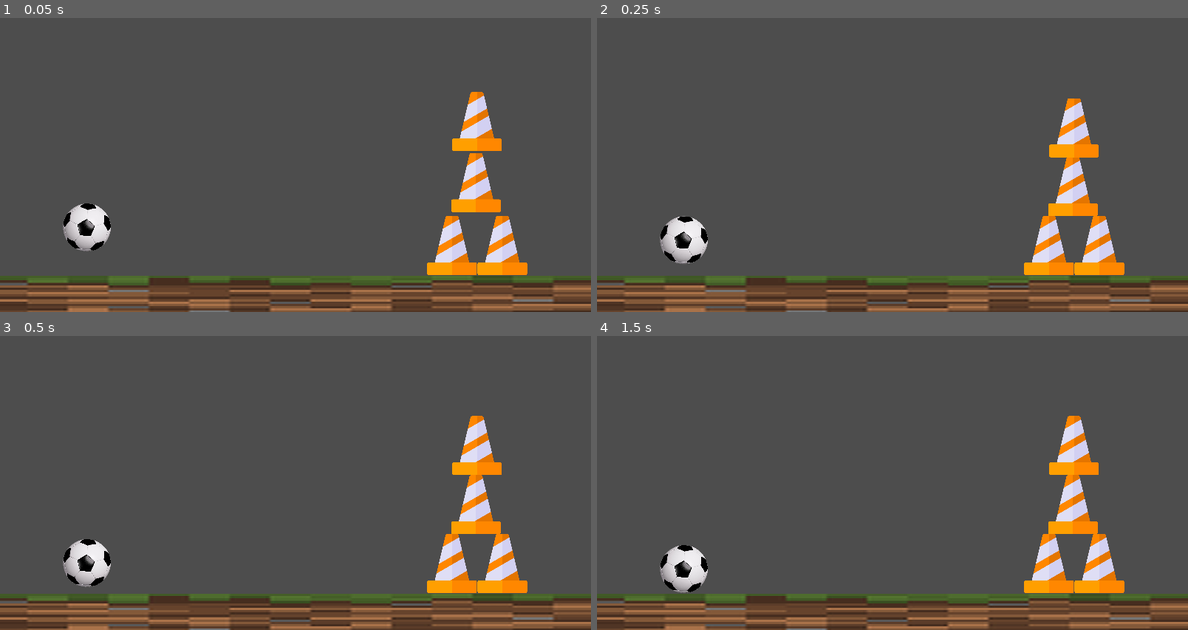
Above: before the commit, frames 1-4 (two rows, left to right).
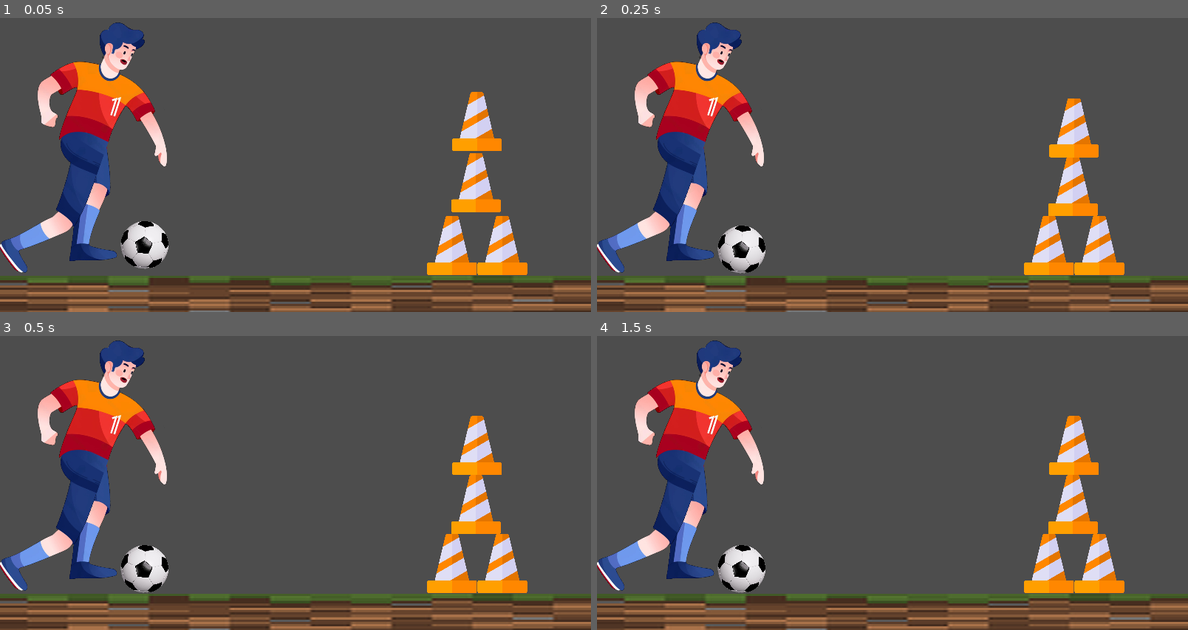
Above: after the commit, the same moments.

Repository: pacjo/ProjektFizyka
Game: Godot game, scene res://main.tscn
Same seed, same stepped clock (60 frames per second), same inputs: the game is played once before the commit and once after it.
Inputs (mouse positions are in pixels of both pictures, inside the frame that each line leads up to):
- Up to frame 1 (0.05 s): no input
- Up to frame 2 (0.25 s): no input
- Up to frame 3 (0.5 s): no input
- Up to frame 4 (1.5 s): move the mouse to (1022, 447) at 0.52 s; click (1022, 447) at 0.67 s; tap Enter at 1.25 s; drag from (774, 480) to (862, 530) at 1.27 s

The runs differ from the first frame. In frame 1, 9.4% of the frame differs, in the area x 0-29%, y 1-87%; in frame 2, 9.4%; in frame 3, 9.5%; in frame 4, 9.6%, in the area x 0-29%, y 1-88%.

Commit message:
add player

Diff:
--- /dev/null
+++ b/Player.gd
@@ -0,0 +1,11 @@
+extends Area2D
+
+# set manually in the Inspector sidebar
+@onready var legless_sprite: Sprite2D = $LeglessSprite
+@onready var leg_sprite: Sprite2D = $LegSprite
+
+func _ready():
+	rotate_leg_sprite(55)
+
+func rotate_leg_sprite(angle_degrees: float):
+	leg_sprite.rotation_degrees = angle_degrees
--- a/ball.gd
+++ b/ball.gd
@@ -7,7 +7,7 @@
 
 const MIN_DRAG_DISTANCE = 30
 const MAX_ARROW_LENGTH = 150
-const VELOCITY_MULTIPLIER = 1400
+const VELOCITY_MULTIPLIER = 1100
 
 func _ready():
 	arrow = $Line2D
@@ -29,7 +29,7 @@
 		if event is InputEventMouseButton and event.button_index == MOUSE_BUTTON_LEFT:
 			if event.pressed:
 				# we started dragging the ball - show arrow and calculate stuff
-				if _is_over_ball(event.global_position):
+				if _is_pointer_over_ball(event.global_position):
 					is_dragging = true
 					draw_arrow(event.global_position)
 			else:
@@ -40,22 +40,8 @@
 				arrow.visible = false
 		elif event is InputEventMouseMotion and is_dragging:
 			draw_arrow(event.global_position)
-		elif event is InputEventScreenTouch:
-			if event.pressed:
-				# we started dragging the ball - show arrow and calculate stuff
-				if _is_over_ball(event.position):
-					is_dragging = true
-					draw_arrow(event.position)
-			else:
-				# we stopped dragging the ball - throw it
-				is_dragging = false
-				if arrow.visible:
-					apply_velocity(event.position)
-				arrow.visible = false
-		elif event is InputEventScreenDrag and is_dragging:
-			draw_arrow(event.position)
 
-func _is_over_ball(pointer_position):
+func _is_pointer_over_ball(pointer_position):
 	var space_state = get_world_2d().direct_space_state
 	var query = PhysicsPointQueryParameters2D.new()
 
@@ -67,19 +53,24 @@
 			return true
 	return false
 
-func draw_arrow(position):
-	var distance = global_position.distance_to(position)
+func draw_arrow(pointer_position):
+	var distance = global_position.distance_to(pointer_position)
 	if distance < MIN_DRAG_DISTANCE:
 		arrow.visible = false
 		return
 
-	var direction = (global_position - position).normalized()
+	var direction = (global_position - pointer_position).normalized()
 	distance = min(distance, MAX_ARROW_LENGTH)
 	arrow.points = [Vector2.ZERO, direction * distance]
 	arrow.visible = true
 
-func apply_velocity(position):
-	var direction = (global_position - position).normalized()
-	linear_velocity = direction * VELOCITY_MULTIPLIER
+	# also rotate player's leg (TODO: move this somewhere else?)
+	var player: Area2D = get_parent().get_node("Player")
+	player.rotate_leg_sprite((distance / MAX_ARROW_LENGTH) * 2 * 360)		# TODO: make const
+
+func apply_velocity(pointer_position):
+	var distance = global_position.distance_to(pointer_position)
+	var direction = (global_position - pointer_position).normalized()
+	linear_velocity = direction * (distance / MAX_ARROW_LENGTH) * VELOCITY_MULTIPLIER
 
 	wasShoot = true
--- a/main.tscn
+++ b/main.tscn
@@ -1,9 +1,10 @@
-[gd_scene load_steps=5 format=3 uid="uid://d3nqu0eedat7n"]
+[gd_scene load_steps=6 format=3 uid="uid://d3nqu0eedat7n"]
 
 [ext_resource type="Script" path="res://main.gd" id="1_0odmy"]
 [ext_resource type="PackedScene" uid="uid://clpas4ti1ksu1" path="res://floor.tscn" id="2_wqlio"]
 [ext_resource type="PackedScene" uid="uid://b1q8f6on4rks7" path="res://cone.tscn" id="2_xaj35"]
 [ext_resource type="PackedScene" uid="uid://b85lfqxj2srgy" path="res://ball.tscn" id="3_ndo05"]
+[ext_resource type="PackedScene" uid="uid://dx4fddckr801c" path="res://player.tscn" id="5_w6o2h"]
 
 [node name="Main" type="Node"]
 script = ExtResource("1_0odmy")
@@ -23,4 +24,7 @@
 position = Vector2(1033, 307)
 
 [node name="Ball" parent="." instance=ExtResource("3_ndo05")]
-position = Vector2(188, 536)
+position = Vector2(313, 574)
+
+[node name="Player" parent="." instance=ExtResource("5_w6o2h")]
+position = Vector2(215, 359)
--- /dev/null
+++ b/player.tscn
@@ -0,0 +1,15 @@
+[gd_scene load_steps=4 format=3 uid="uid://dx4fddckr801c"]
+
+[ext_resource type="Script" path="res://Player.gd" id="1_jalj1"]
+[ext_resource type="Texture2D" uid="uid://bu1f0tosy6qfq" path="res://player_legless.png" id="2_dd26b"]
+[ext_resource type="Texture2D" uid="uid://sa21nvr40aws" path="res://player_leg.png" id="3_kllau"]
+
+[node name="Player" type="Area2D"]
+scale = Vector2(0.5, 0.5)
+script = ExtResource("1_jalj1")
+
+[node name="LegSprite" type="Sprite2D" parent="."]
+texture = ExtResource("3_kllau")
+
+[node name="LeglessSprite" type="Sprite2D" parent="."]
+texture = ExtResource("2_dd26b")
Binary file changed: player.png
Binary file added: player_leg.png
Not shown, added: player_leg.png.import
Binary file added: player_legless.png
Not shown, added: player_legless.png.import
